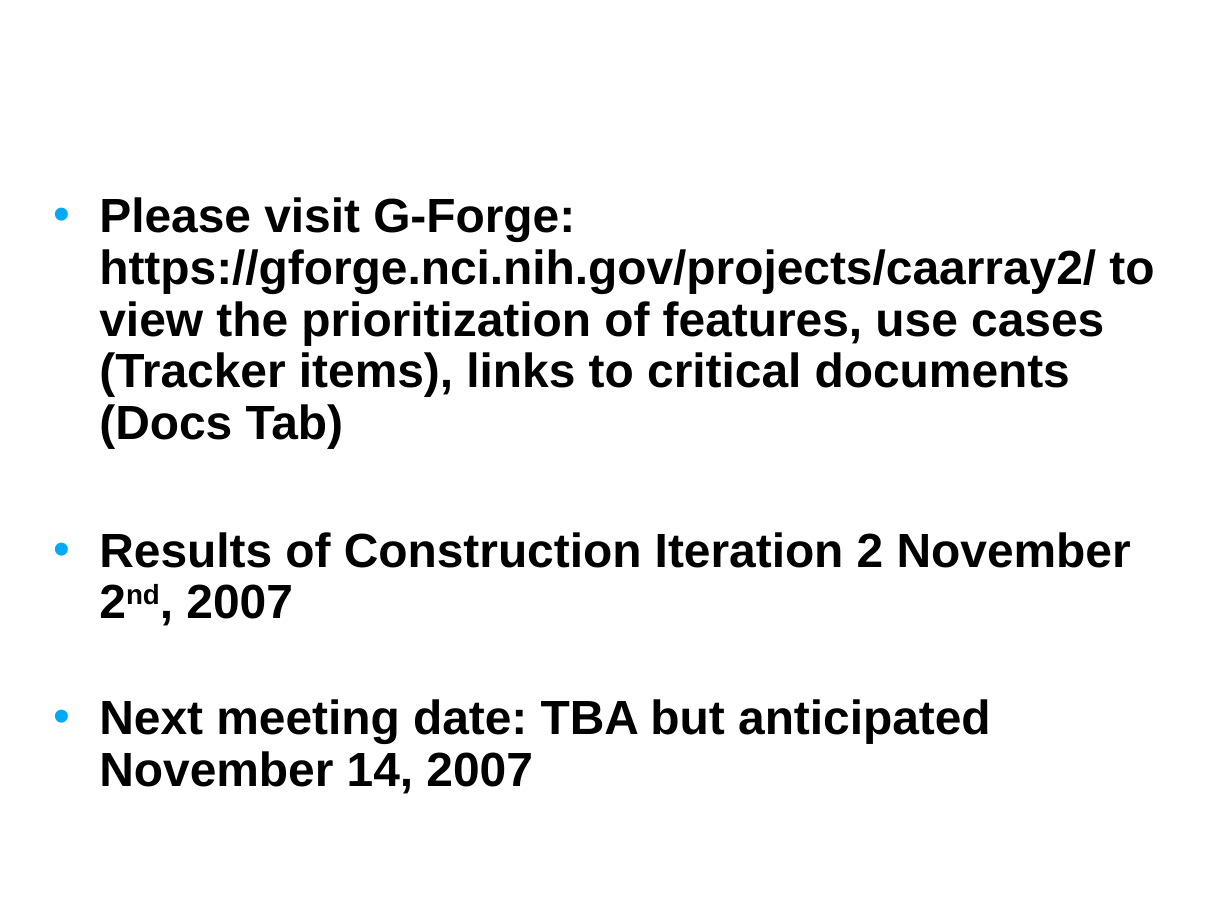
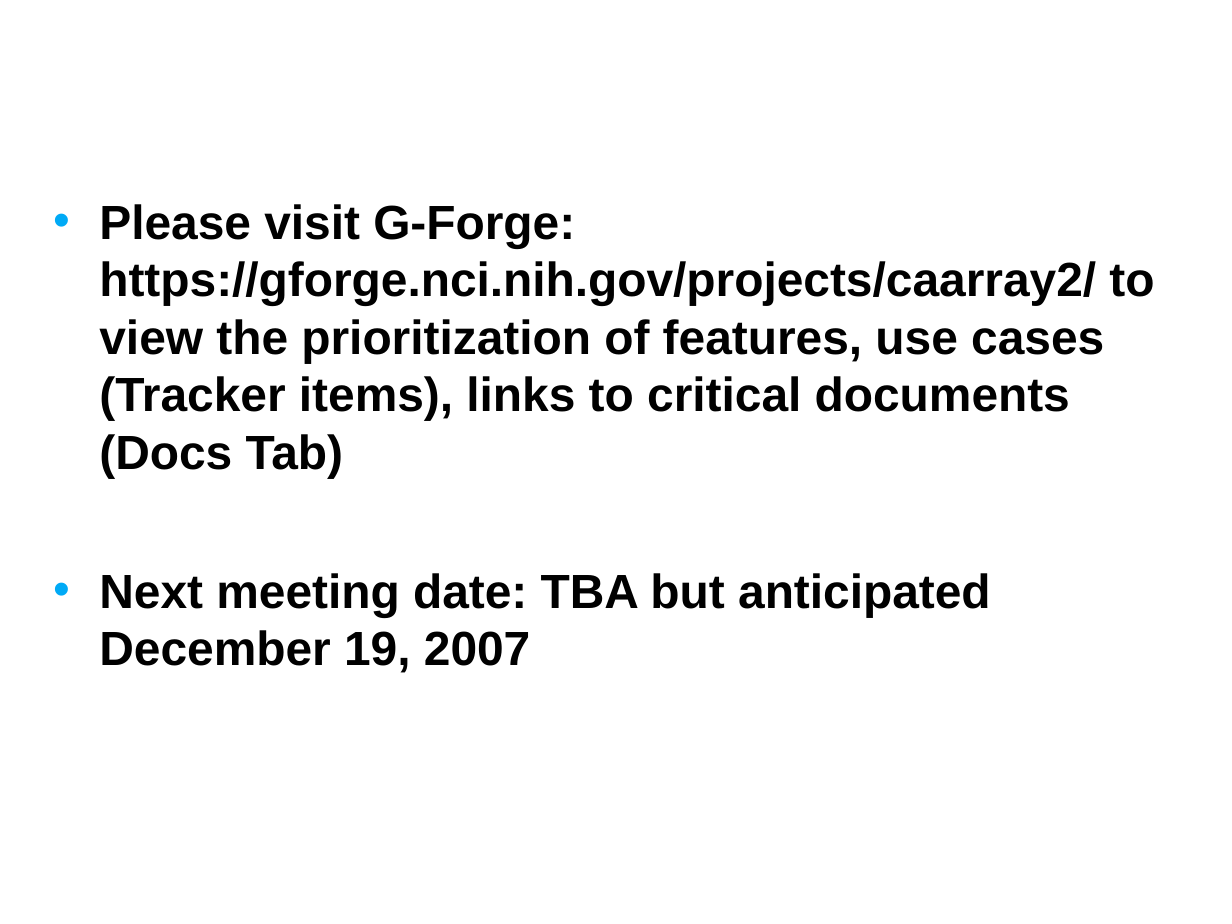
Before and after one commit to NCIP/caarray-docs, a slide deck: slide 11 of project_management/open_meetings/caArray User Community Meeting Nov28.ppt (slide 21 before the commit). Drawn at 1232x924 pixels with LibreOffice and Linux fonts; fonts in the diff are those of the drawing; background and template pictures are left out. Boxes give left, top, right and bottom in pixels: in the first picture for what was removed or moved away, otherwise in the second. Text is boxed around its words. In the diff, an @@ line names an element or a change of style, - is before the commit and + after.

```diff
--- a/project_management/open_meetings/caArray User Community Meeting Nov28.ppt
+++ b/project_management/open_meetings/caArray User Community Meeting Nov28.ppt
@@ text at (99, 204, 1154, 478): line spacing 0.9 to 1 @@
@@ text at (99, 573, 991, 673): text changed @@
-• Results of Construction Iteration 2 November 2nd, 2007
-• Next meeting date: TBA but anticipated November 14, 2007
+• Next meeting date: TBA but anticipated December 19, 2007
```
Also in this commit, not shown: 4 other slides changed, 4 slides added, 14 slides removed.
